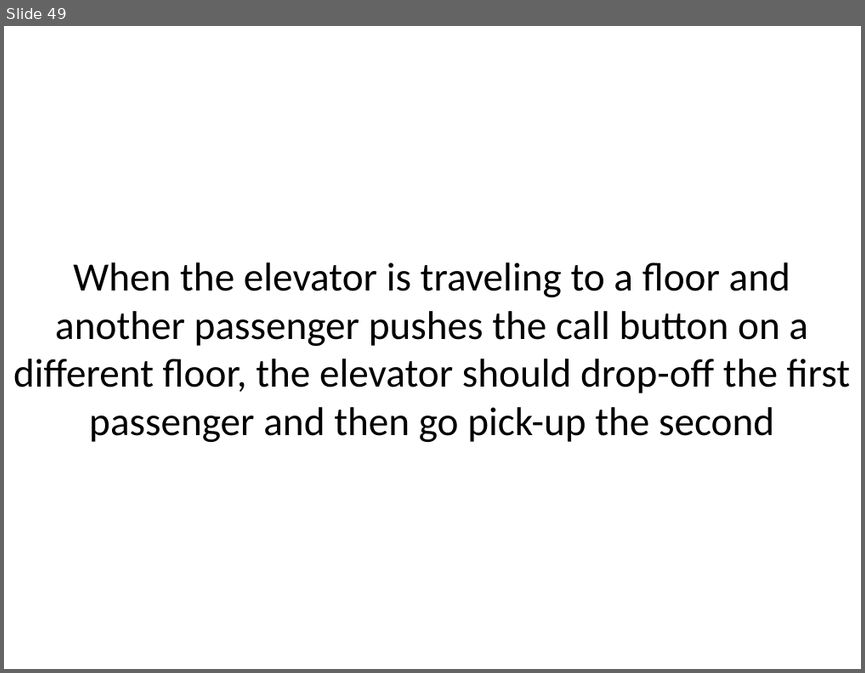
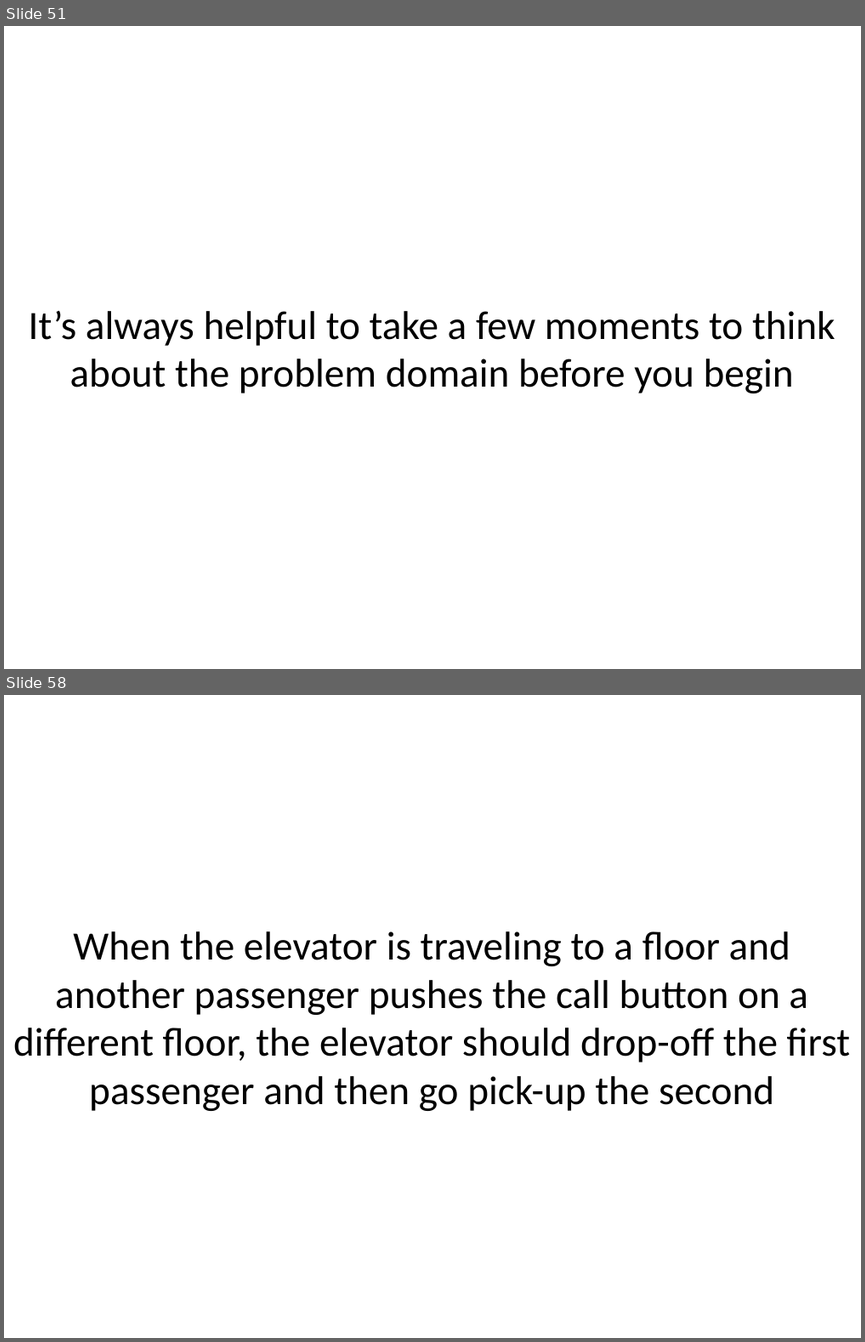
Before and after one commit to sl4mmy/presentations, a slide deck: tao-of-test-driven-development/tao-of-test-driven-development.ppt. Shown one above the other, each under a label of ours: slide 49 before the commit, slides 51 and 58 after it; the slides between them are not shown. The pictures are 865x673 and 865x1342 pixels, drawn with LibreOffice and Linux fonts; fonts in the diff are those of the drawing. Boxes give left, top, right and bottom in pixels: in the first picture for what was removed or moved away, otherwise in the second. Text is boxed around its words. In the diff, an @@ line names an element or a change of style, - is before the commit and + after.

```diff
--- a/tao-of-test-driven-development/tao-of-test-driven-development.ppt
+++ b/tao-of-test-driven-development/tao-of-test-driven-development.ppt
@@ slide 51 added at (4, 26, 861, 669), background #FFFFFF @@
@@ text added at (29, 311, 835, 393), 48 pt, text #000000 @@
+It’s always helpful to take a few moments to think about the problem domain before you begin
@@ what was slide 49 is now slide 58 @@
```
Also in this commit, not shown: 8 slides changed, 8 other slides added, 4 other files.
